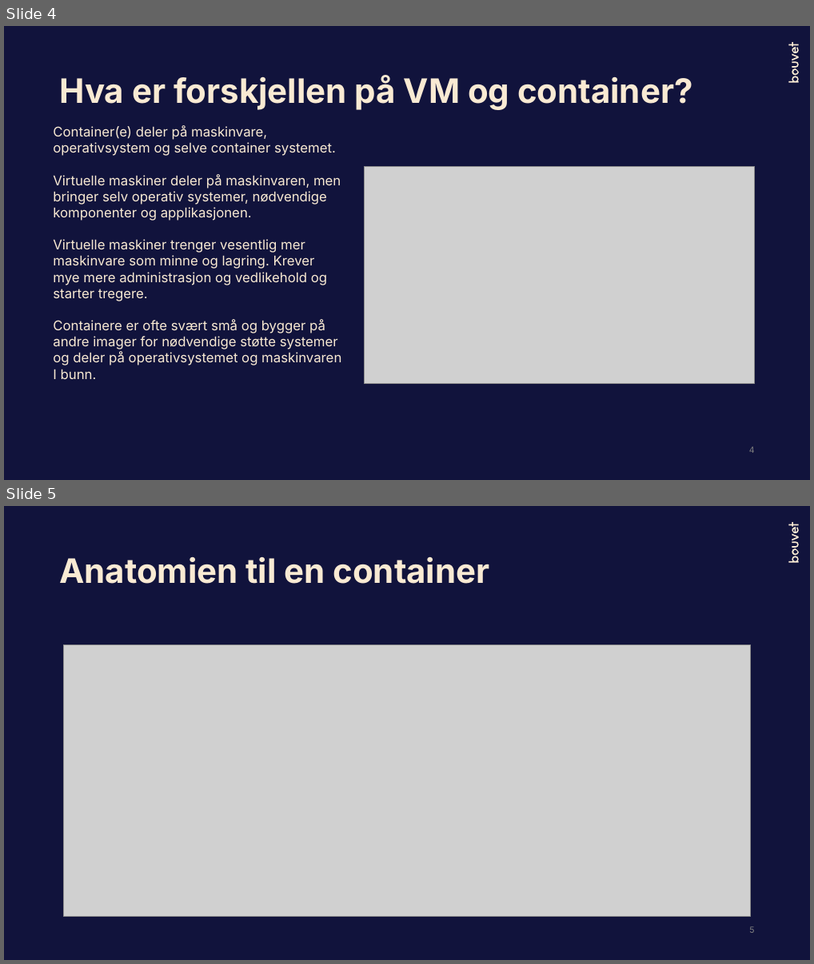
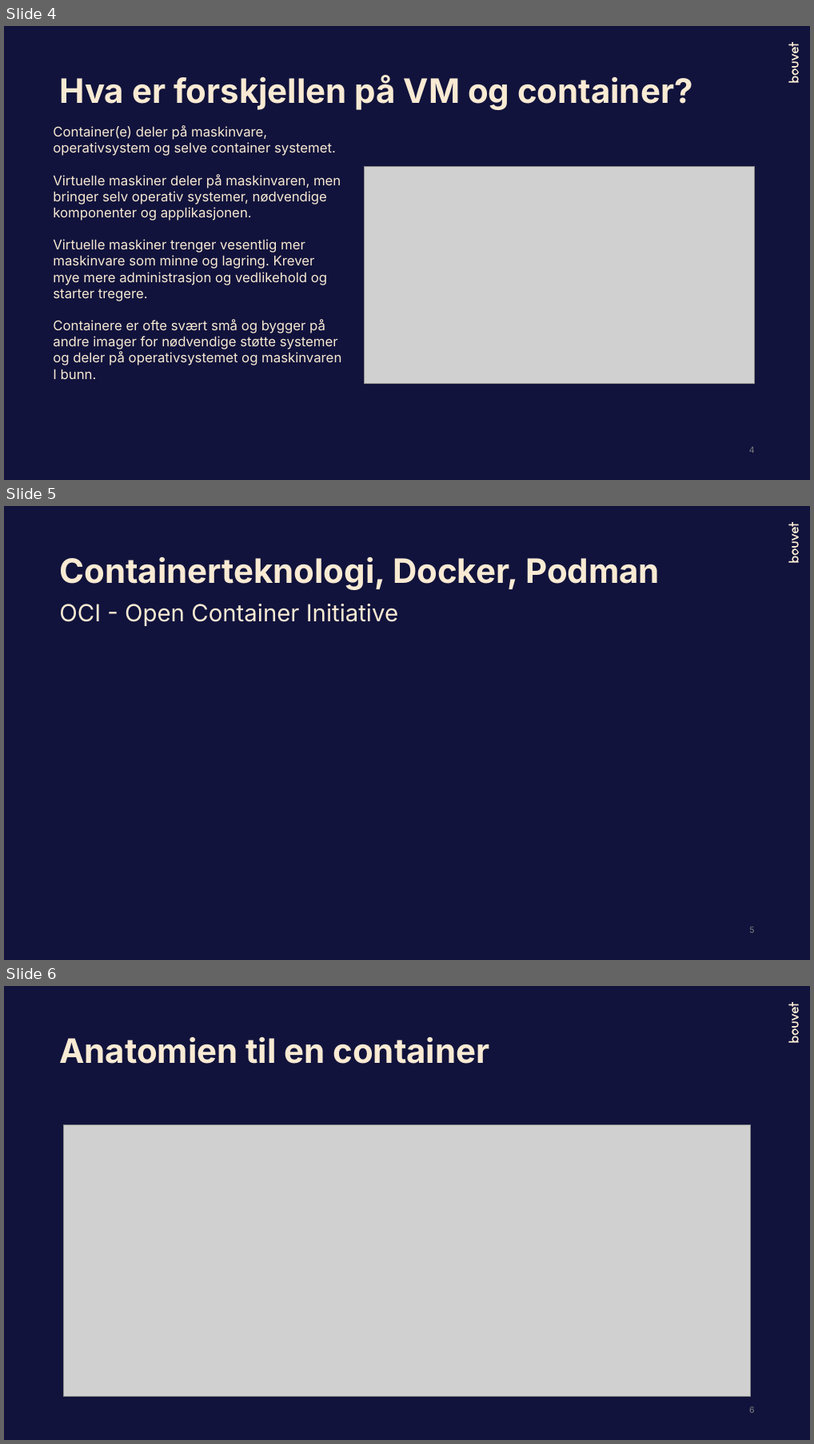
Before and after one commit to Bouvet-deler/container-workshop, a slide deck: part1/DockerWorkshop.pptx. Shown one above the other, each under a label of ours: slides 4 and 5 before the commit, slides 4, 5 and 6 after it. The pictures are 814x964 and 814x1444 pixels, drawn with LibreOffice and Linux fonts; fonts in the diff are those of the drawing; grey boxes stand for pictures. Boxes give left, top, right and bottom in pixels: in the first picture for what was removed or moved away, otherwise in the second. Text is boxed around its words. In the diff, an @@ line names an element or a change of style, - is before the commit and + after.

```diff
--- a/part1/DockerWorkshop.pptx
+++ b/part1/DockerWorkshop.pptx
@@ slide 5 added at <box>4,506,810,960</box>, background #11133C; not listed: 3 template elements that a slide beside it also shows @@
@@ title added at <box>59,557,660,590</box>, 40 pt, text #F9EAD3, bold @@
+Containerteknologi, Docker, Podman
@@ text added at <box>59,604,398,626</box>, 28 pt, text #F9EAD3 @@
+OCI - Open Container Initiative
@@ page number added at <box>750,926,754,932</box>, 10 pt, text #808080 @@
+5
@@ what was slide 5 is now slide 6 @@
```
Also in this commit, not shown: 1 other file.
